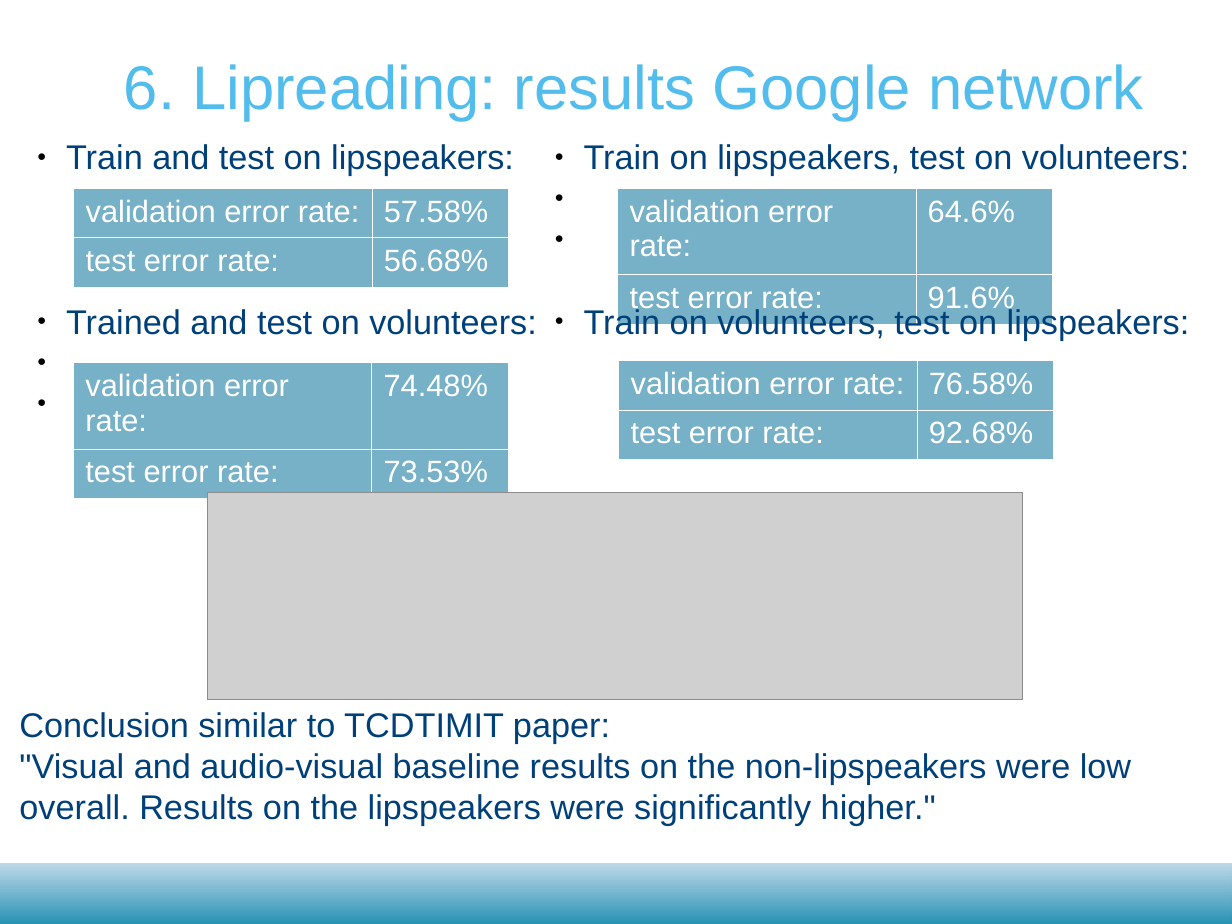
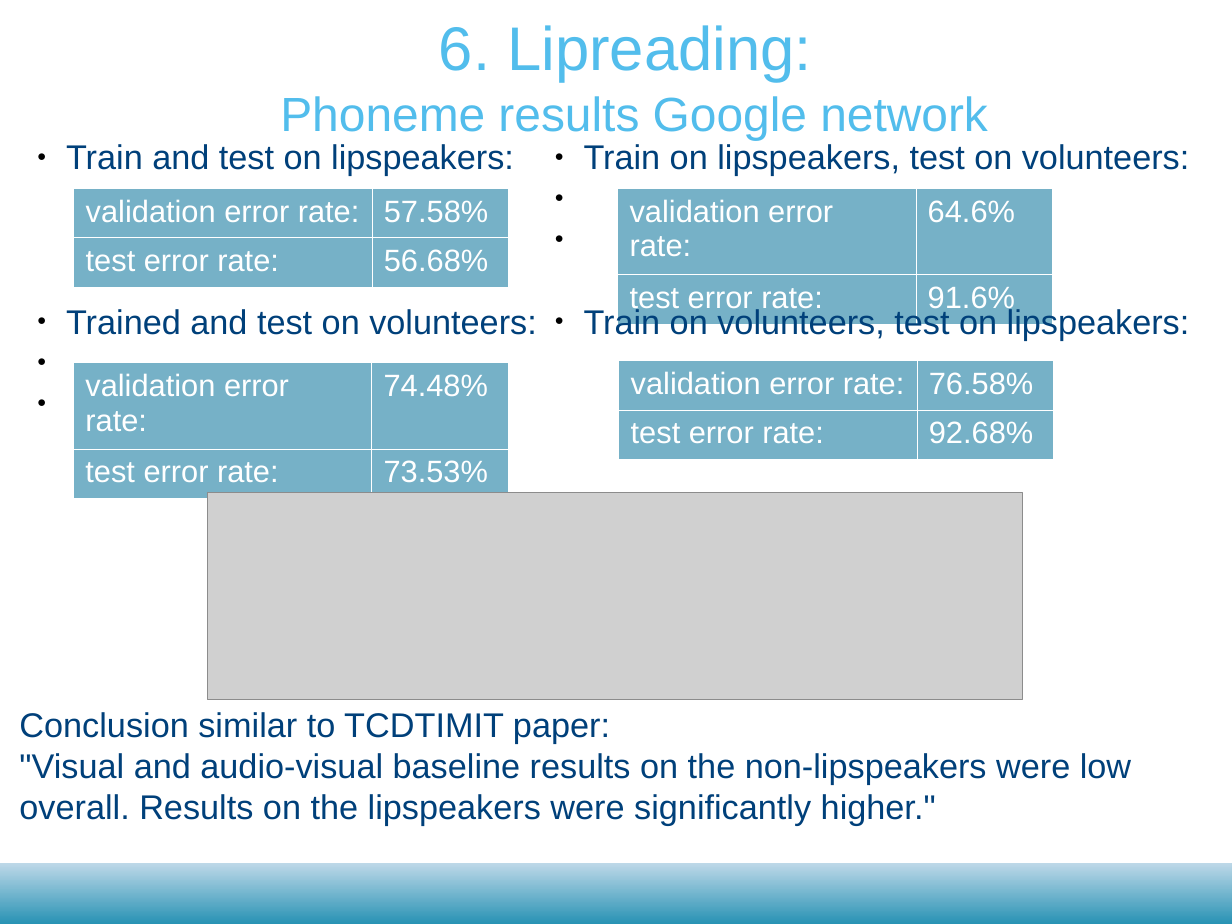
Before and after one commit to matthijsvk/convNets, a slide deck: slide 18 of report/tussentijdse/convNetsSR21dec2017.odp. Drawn at 1232x924 pixels with LibreOffice and Linux fonts; fonts in the diff are those of the drawing; grey boxes stand for pictures; background and template pictures are left out. Boxes give left, top, right and bottom in pixels: in the first picture for what was removed or moved away, otherwise in the second. Text is boxed around its words. In the diff, an @@ line names an element or a change of style, - is before the commit and + after.

```diff
--- a/report/tussentijdse/convNetsSR21dec2017.odp
+++ b/report/tussentijdse/convNetsSR21dec2017.odp
@@ text at [280, 25, 988, 140]: text changed; size 36 to 28 pt @@
-6. Lipreading: results Google network
+6. Lipreading:
+Phoneme results Google network
```
Also in this commit, not shown: 4 other slides changed, 1 slide added, 1 other file.
